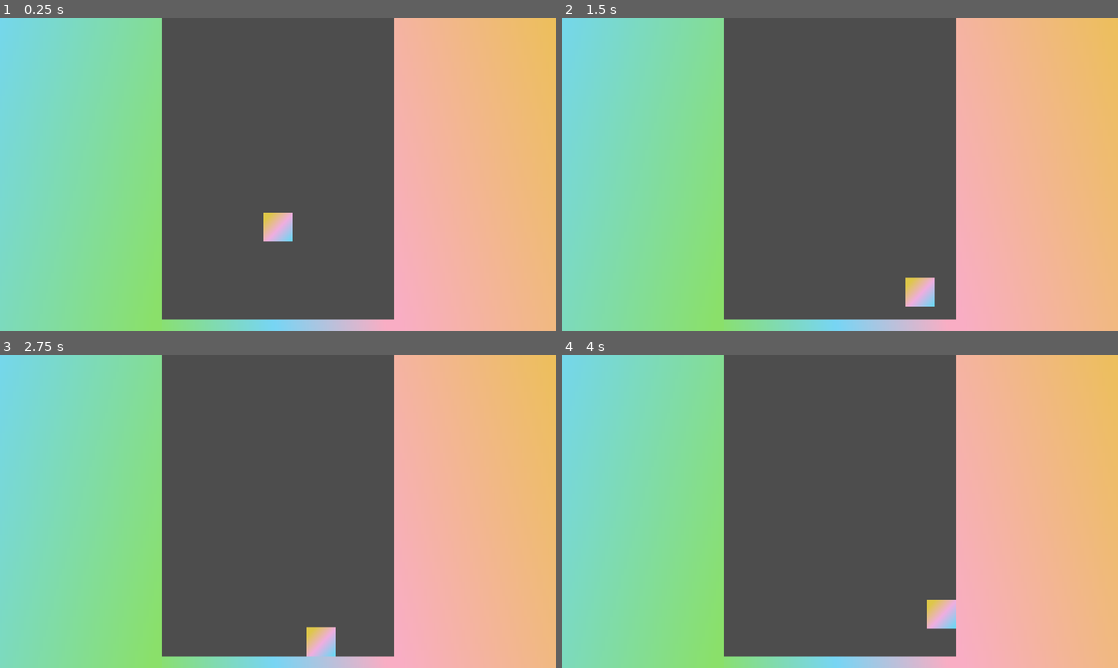
Above: before the commit, frames 1-4 (two rows, left to right).
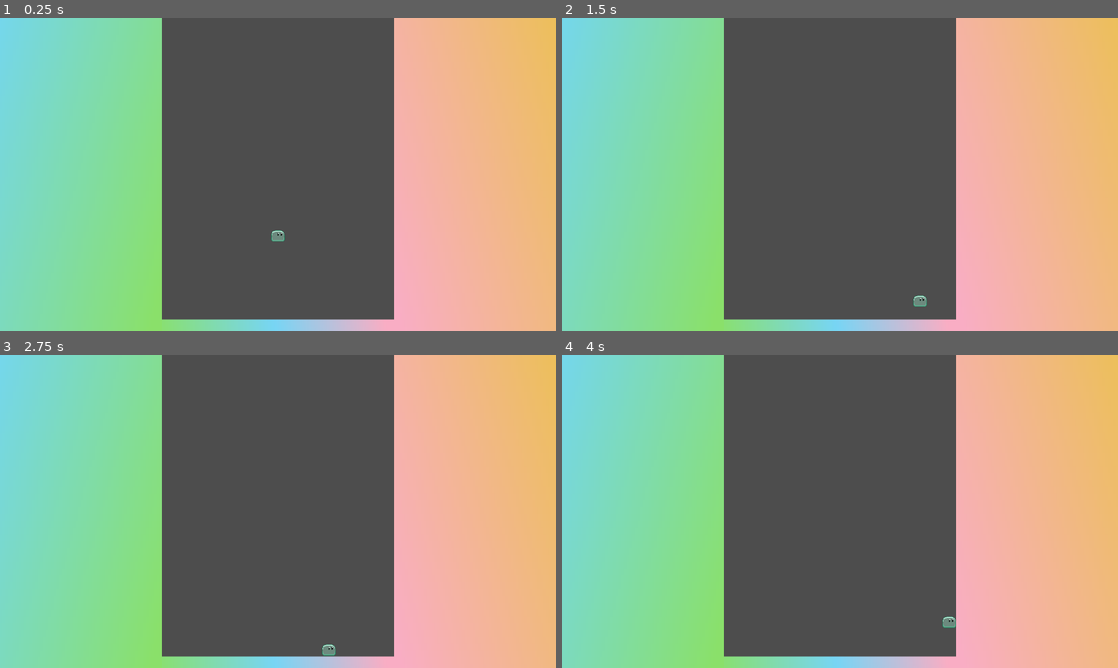
Above: after the commit, the same moments.

Repository: BoopEnthusiast/Mini-Jam-175
Game: Godot game, scene res://worlds/main.tscn
The game is run twice, just before and just after one commit, with the same random seed, the same clock (stepped at 60 frames per second) and the same inputs.
Inputs:
- Up to frame 1 (0.25 s): no input
- Up to frame 2 (1.5 s): hold D (right) from 0.53 s (still down); tap Space (jump_spawn) at 0.77 s
- Up to frame 3 (2.75 s): tap Space (jump_spawn) at 1.52 s; release D (right) at 2.03 s; hold A (left) from 2.03 s (still down)
- Up to frame 4 (4 s): release A (left) at 2.78 s; hold D (right) from 2.78 s (still down); tap Space (jump_spawn) at 3.02, 3.77 s

The runs differ from the first frame. In frame 1, 0.5% of the frame differs, in the area x 47-53%, y 62-72%; in frame 2, 0.5%; in frame 3, 0.5%, in the area x 55-61%, y 86-97%; in frame 4, 0.5%.

Commit message:
editing sprite collision and adding player walk sprite sheet

Diff:
--- a/entities/player/player.tscn
+++ b/entities/player/player.tscn
@@ -1,28 +1,22 @@
-[gd_scene load_steps=5 format=3 uid="uid://ckb4ovkhr6os7"]
+[gd_scene load_steps=4 format=3 uid="uid://ckb4ovkhr6os7"]
 
 [ext_resource type="Script" path="res://entities/player/player.gd" id="1_85tuv"]
+[ext_resource type="Texture2D" uid="uid://dkllnwvkuvugn" path="res://entities/player/spr_player_idle.png" id="2_wa8a7"]
 
 [sub_resource type="RectangleShape2D" id="RectangleShape2D_gf7d2"]
 size = Vector2(100, 100)
-
-[sub_resource type="Gradient" id="Gradient_oxvyt"]
-offsets = PackedFloat32Array(0.0060241, 0.487952, 1)
-colors = PackedColorArray(0.871696, 0.783045, 0.287818, 1, 0.940662, 0.683169, 0.881068, 1, 0.439113, 0.843865, 0.954724, 1)
-
-[sub_resource type="GradientTexture2D" id="GradientTexture2D_q8rct"]
-gradient = SubResource("Gradient_oxvyt")
-fill_from = Vector2(0.13913, 0.143478)
-fill_to = Vector2(0.973913, 0.934783)
 
 [node name="Player" type="CharacterBody2D"]
 script = ExtResource("1_85tuv")
 
 [node name="Collider" type="CollisionShape2D" parent="."]
+position = Vector2(0, 30)
+scale = Vector2(0.45, 0.45)
 shape = SubResource("RectangleShape2D_gf7d2")
 
 [node name="Sprite" type="Sprite2D" parent="."]
 scale = Vector2(1.5625, 1.5625)
-texture = SubResource("GradientTexture2D_q8rct")
+texture = ExtResource("2_wa8a7")
 
 [node name="CoyoteTime" type="Timer" parent="."]
 process_callback = 0
Not shown, added: entities/player/spr_player_idle.png.import
Binary file added: entities/player/spr_player_walk.png
